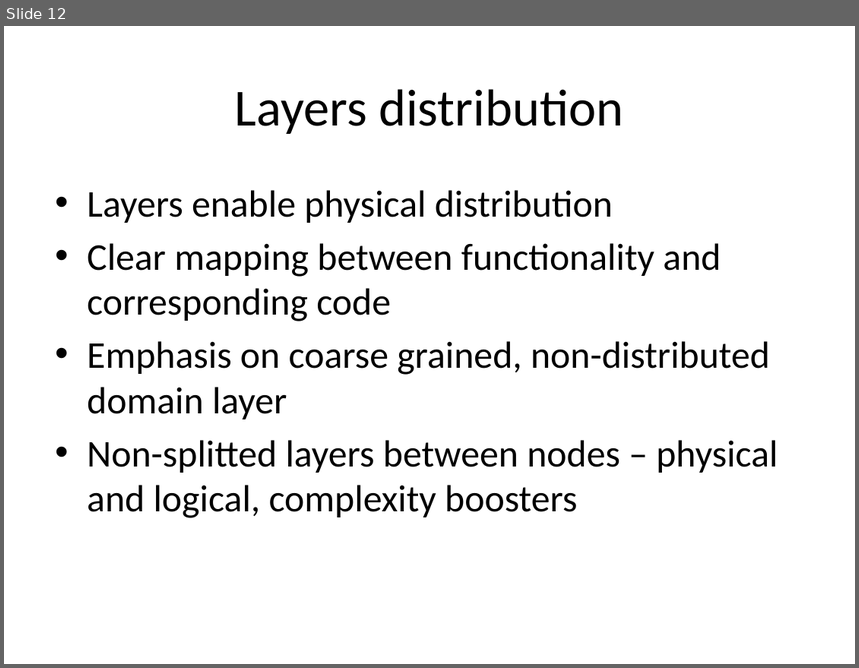
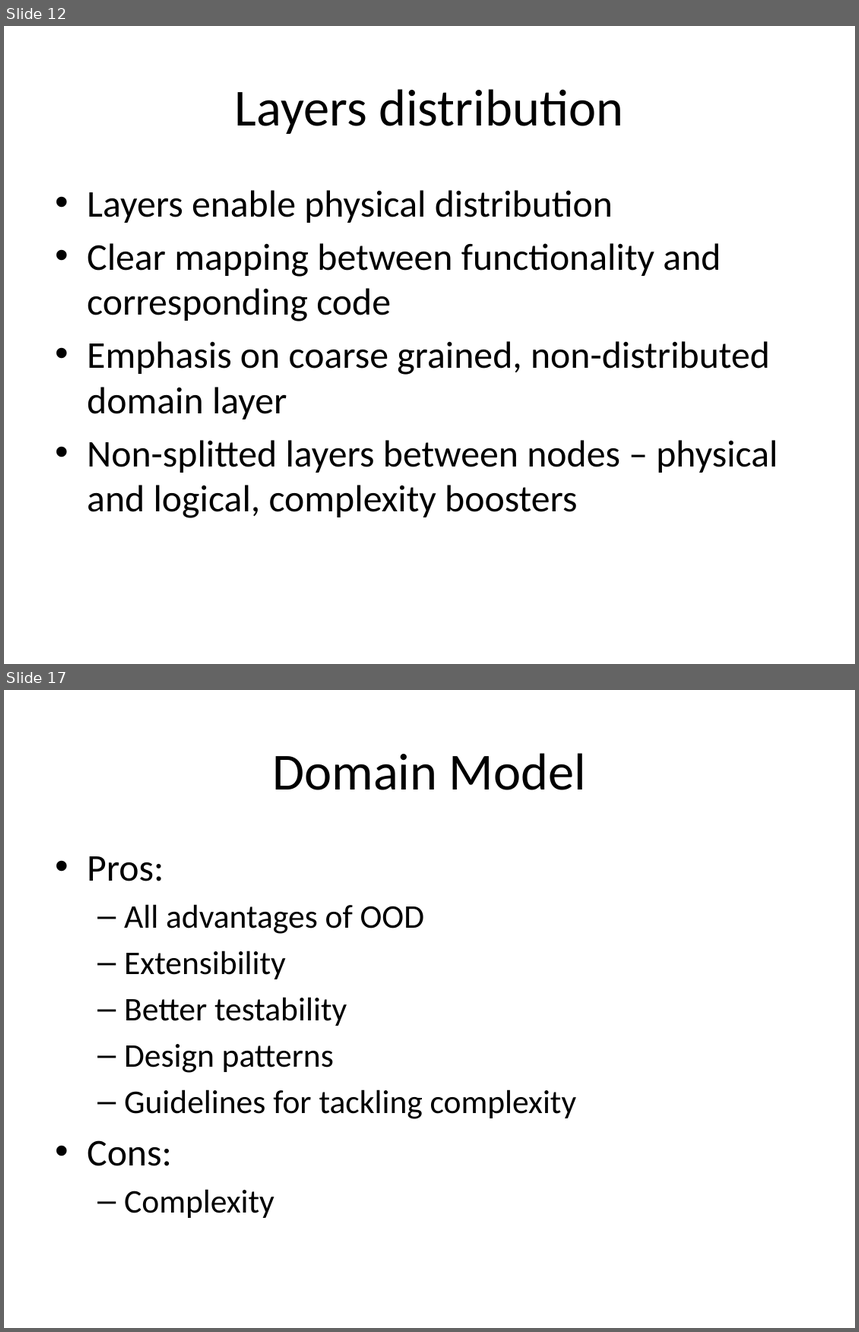
Before and after one commit to piotrcierpich/IntroToArchitecture, a slide deck: IntroToArchitecture.pptx. Shown one above the other, each under a label of ours: slide 12 before the commit, slides 12 and 17 after it; the slides between them are not shown. The pictures are 859x668 and 859x1332 pixels, drawn with LibreOffice and Linux fonts; fonts in the diff are those of the drawing. Boxes give left, top, right and bottom in pixels: in the first picture for what was removed or moved away, otherwise in the second. Text is boxed around its words. In the diff, an @@ line names an element or a change of style, - is before the commit and + after.

Commit message:
added domain logic part

```diff
--- a/IntroToArchitecture.pptx
+++ b/IntroToArchitecture.pptx
@@ slide 17 added at bbox=[4, 690, 855, 1328], background #FFFFFF @@
@@ title added at bbox=[272, 753, 586, 790], 44 pt, text #000000 @@
+Domain Model
@@ text added at bbox=[87, 856, 577, 1218], 28 pt, text #000000 @@
+• Pros:
+  – All advantages of OOD
+  – Extensibility
+  – Better testability
+  – Design patterns
+  – Guidelines for tackling complexity
+• Cons:
+  – Complexity
```
Also in this commit, not shown: 4 other slides added, 1 other file.
